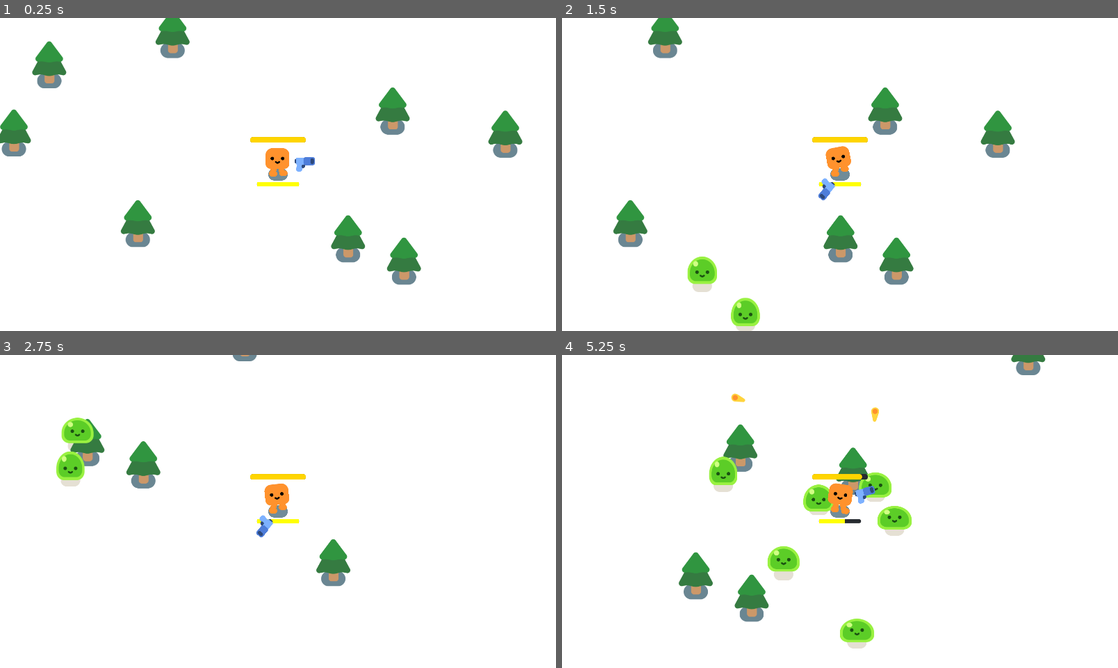
Above: before the commit, frames 1-4 (two rows, left to right).
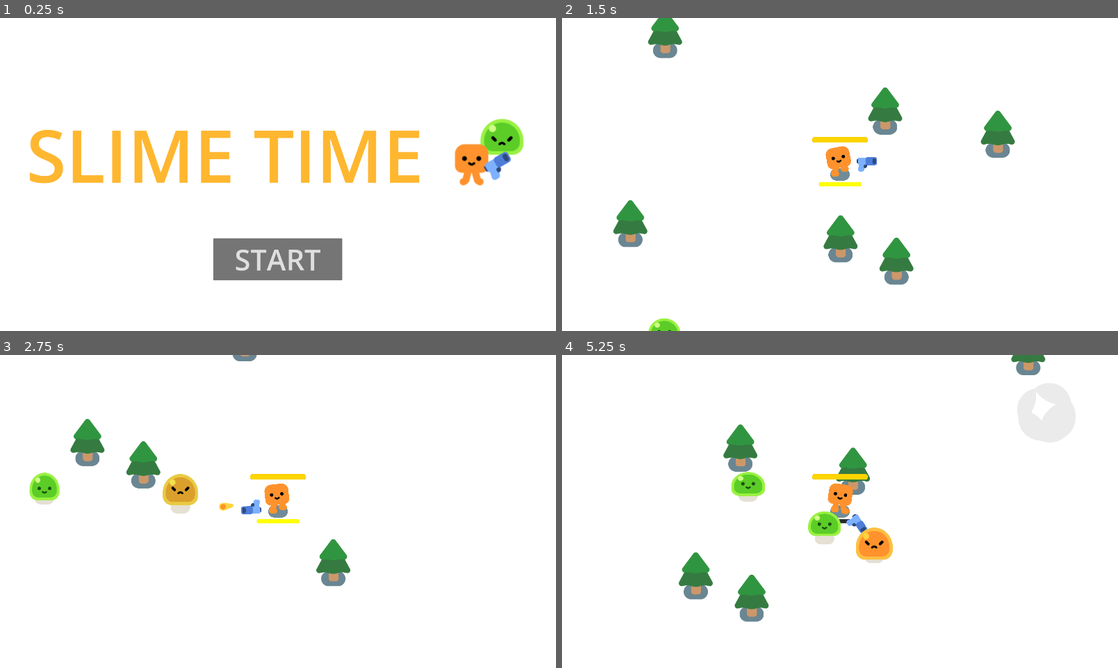
Above: after the commit, the same moments.

Repository: compactcola/slime-time
Game: Godot game, scene res://main_menu.tscn
Two runs of this game, one before a commit and one after it. Both use one fixed random seed, a clock stepped at 60 frames per second and the inputs below. Before the commit the project starts from res://survivors_game.tscn.
Inputs (mouse positions are in pixels of both pictures, inside the frame that each line leads up to):
- Up to frame 1 (0.25 s): no input
- Up to frame 2 (1.5 s): click (840, 259) at 0.5 s, where only the run after the commit has a clickable "START"; hold D (move_right) from 1.28 s (still down); hold Shift (run) from 1.28 s (still down)
- Up to frame 3 (2.75 s): release D (move_right) at 2.03 s; release Shift (run) at 2.03 s; hold S (move_down) from 2.03 s (still down); tap Shift (run) at 2.1 s
- Up to frame 4 (5.25 s): release S (move_down) at 2.78 s; hold D (move_right) 2.78-3.53 s; hold Shift (run) 2.78-3.53 s; hold W (move_up) 3.53-4.28 s; tap Shift (run) at 3.6, 5.1 s; hold Shift (run) 4.28-5.03 s; hold A (move_left) from 4.28 s (still down)

The runs differ from the first frame. In frame 1, 14% of the frame differs, in the area x 0-95%, y 0-86%; in frame 2, 1.3%; in frame 3, 2.2%; in frame 4, 4.5%.

Commit message:
Change 3 - Main Menu
I added a main menu. The game will automatically start on this menu and you must press START to play the game. Additionally, when you die, there will be a 3 second pause and it will automatically return you to that main menu!

This took about 15 minutes and looking at a previous godot game I made for the code reference.

Diff:
--- /dev/null
+++ b/main_menu.gd
@@ -0,0 +1,6 @@
+extends Control
+
+
+
+func _on_button_pressed() -> void:
+	get_tree().change_scene_to_file("res://survivors_game.tscn")
--- /dev/null
+++ b/main_menu.tscn
@@ -0,0 +1,48 @@
+[gd_scene format=3 uid="uid://b3uh52ue20dv3"]
+
+[ext_resource type="Script" uid="uid://1w53ll4d5vt8" path="res://main_menu.gd" id="1_7vrkn"]
+[ext_resource type="Texture2D" uid="uid://hj3e18hsj07" path="res://icon.png" id="2_fu7sn"]
+
+[node name="MainMenu" type="Control" unique_id=743908404]
+layout_mode = 3
+anchors_preset = 15
+anchor_right = 1.0
+anchor_bottom = 1.0
+grow_horizontal = 2
+grow_vertical = 2
+script = ExtResource("1_7vrkn")
+metadata/_edit_use_anchors_ = true
+
+[node name="ColorRect" type="ColorRect" parent="." unique_id=400082641]
+layout_mode = 1
+anchors_preset = 15
+anchor_right = 1.0
+anchor_bottom = 1.0
+grow_horizontal = 2
+grow_vertical = 2
+
+[node name="Label" type="Label" parent="." unique_id=1571675408]
+layout_mode = 0
+offset_left = 91.0
+offset_top = 300.0
+offset_right = 1462.0
+offset_bottom = 642.0
+theme_override_colors/font_color = Color(1, 0.7176471, 0.1882353, 1)
+theme_override_font_sizes/font_size = 250
+text = "SLIME TIME"
+
+[node name="Icon" type="Sprite2D" parent="." unique_id=2120073723]
+position = Vector2(1690, 462)
+scale = Vector2(2.0546875, 2.0546875)
+texture = ExtResource("2_fu7sn")
+
+[node name="Button" type="Button" parent="." unique_id=1497356160]
+layout_mode = 0
+offset_left = 736.0
+offset_top = 760.0
+offset_right = 1182.0
+offset_bottom = 905.0
+theme_override_font_sizes/font_size = 100
+text = "START"
+
+[connection signal="pressed" from="Button" to="." method="_on_button_pressed"]
--- a/project.godot
+++ b/project.godot
@@ -75,7 +75,7 @@
 [application]
 
 config/name="SLIME TIME"
-run/main_scene="uid://swcb8q32cvqi"
+run/main_scene="uid://b3uh52ue20dv3"
 config/features=PackedStringArray("4.7", "Forward Plus")
 config/icon="res://icon.png"
 
--- a/survivors_game.gd
+++ b/survivors_game.gd
@@ -20,3 +20,7 @@
 func _on_player_health_depleted() -> void:
 	%GameOver.show()
 	get_tree().paused = true
+
+	await get_tree().create_timer(3.0).timeout
+
+	get_tree().change_scene_to_file("res://main_menu.tscn")
Not shown, added: main_menu.gd.uid
